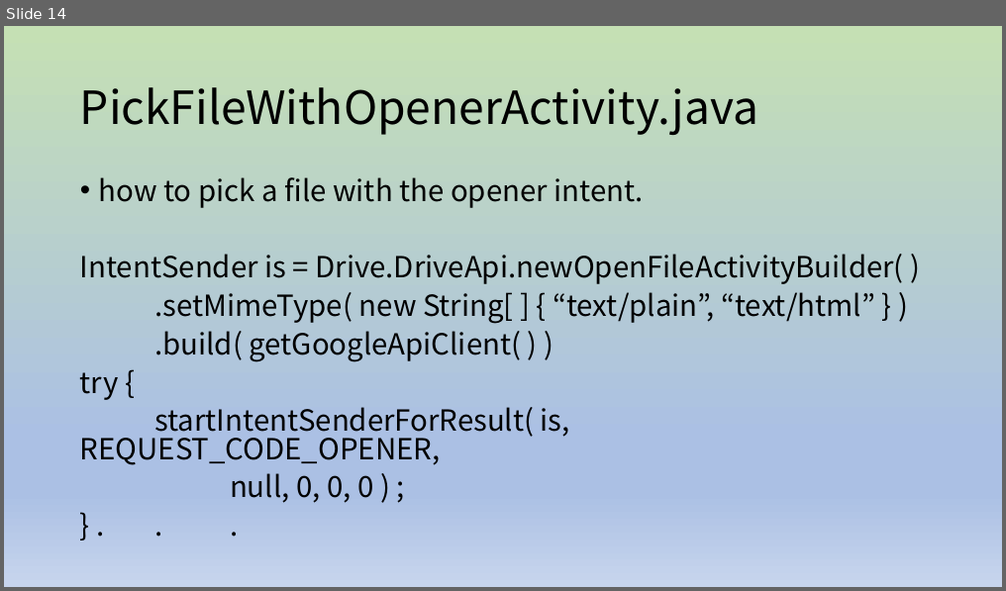
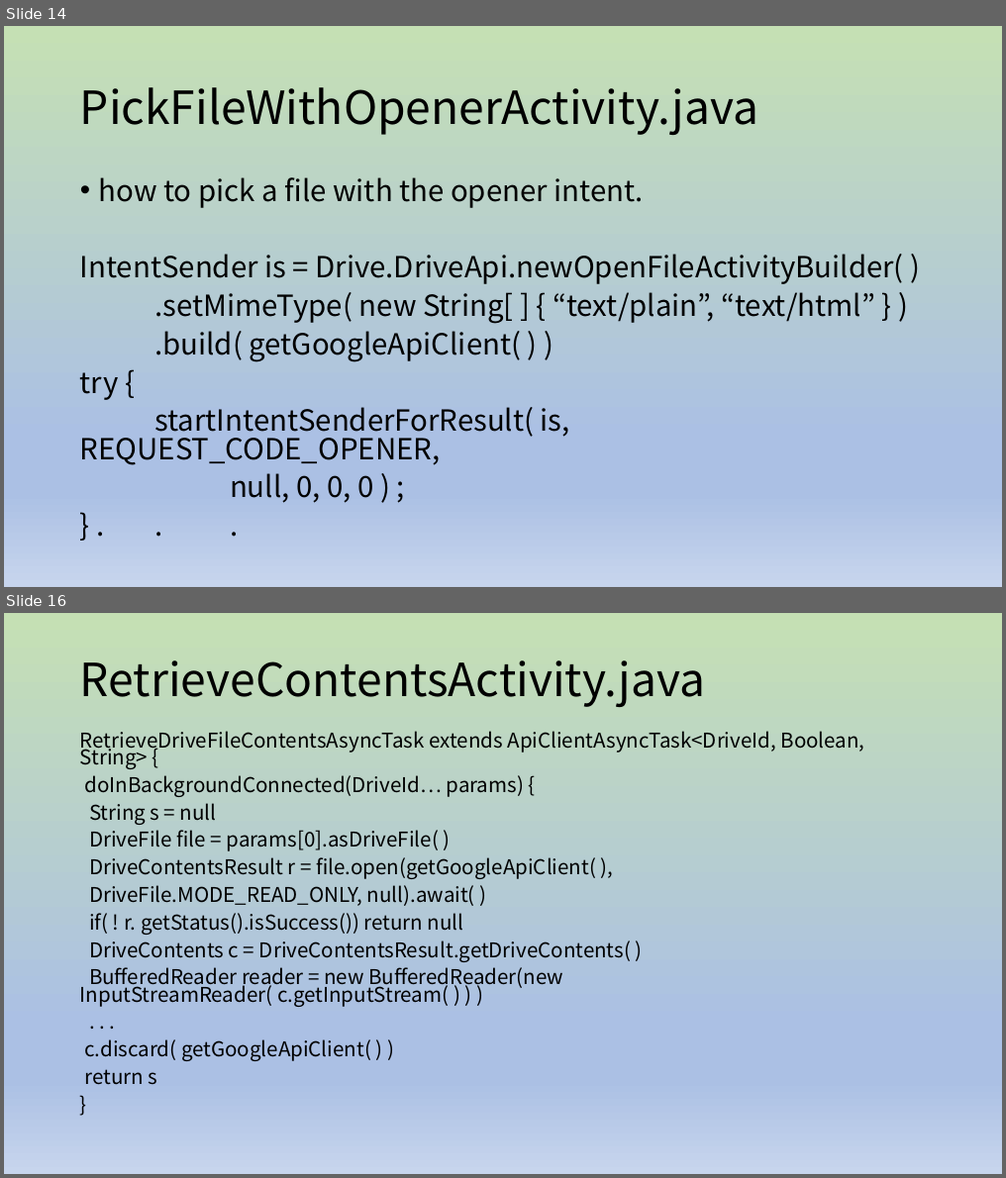
Before and after one commit to dummyFirst/NHK_Japanese, a slide deck: Android/GoogleDrive_AndroidDemo.pptx. Shown one above the other, each under a label of ours: slide 14 before the commit, slides 14 and 16 after it; the slides between them are not shown. The pictures are 1006x591 and 1006x1178 pixels, drawn with LibreOffice and Linux fonts; fonts in the diff are those of the drawing. Boxes give left, top, right and bottom in pixels: in the first picture for what was removed or moved away, otherwise in the second. Text is boxed around its words. In the diff, an @@ line names an element or a change of style, - is before the commit and + after.

Commit message:
Add

```diff
--- a/Android/GoogleDrive_AndroidDemo.pptx
+++ b/Android/GoogleDrive_AndroidDemo.pptx
@@ slide 16 added at [4, 613, 1002, 1174], background gradient #C5E0B4 to #ABC0E4 to #C7D5ED @@
@@ title added at [80, 661, 706, 707], 44 pt, text #000000 @@
+RetrieveContentsActivity.java
@@ text added at [80, 731, 865, 1085], 19.6 pt, text #000000 @@
+RetrieveDriveFileContentsAsyncTask extends ApiClientAsyncTask<DriveId, Boolean, String> {
+doInBackgroundConnected(DriveId… params) {
+String s = null
+DriveFile file = params[0].asDriveFile( )
+DriveContentsResult r = file.open(getGoogleApiClient( ),
+DriveFile.MODE_READ_ONLY, null).await( )
+if( ! r. getStatus().isSuccess()) return null
+DriveContents c = DriveContentsResult.getDriveContents( )
+BufferedReader reader = new BufferedReader(new InputStreamReader( c.getInputStream( ) ) )
+. . .
+c.discard( getGoogleApiClient( ) )
+return s
+}
```
Also in this commit, not shown: 1 other slide added.
